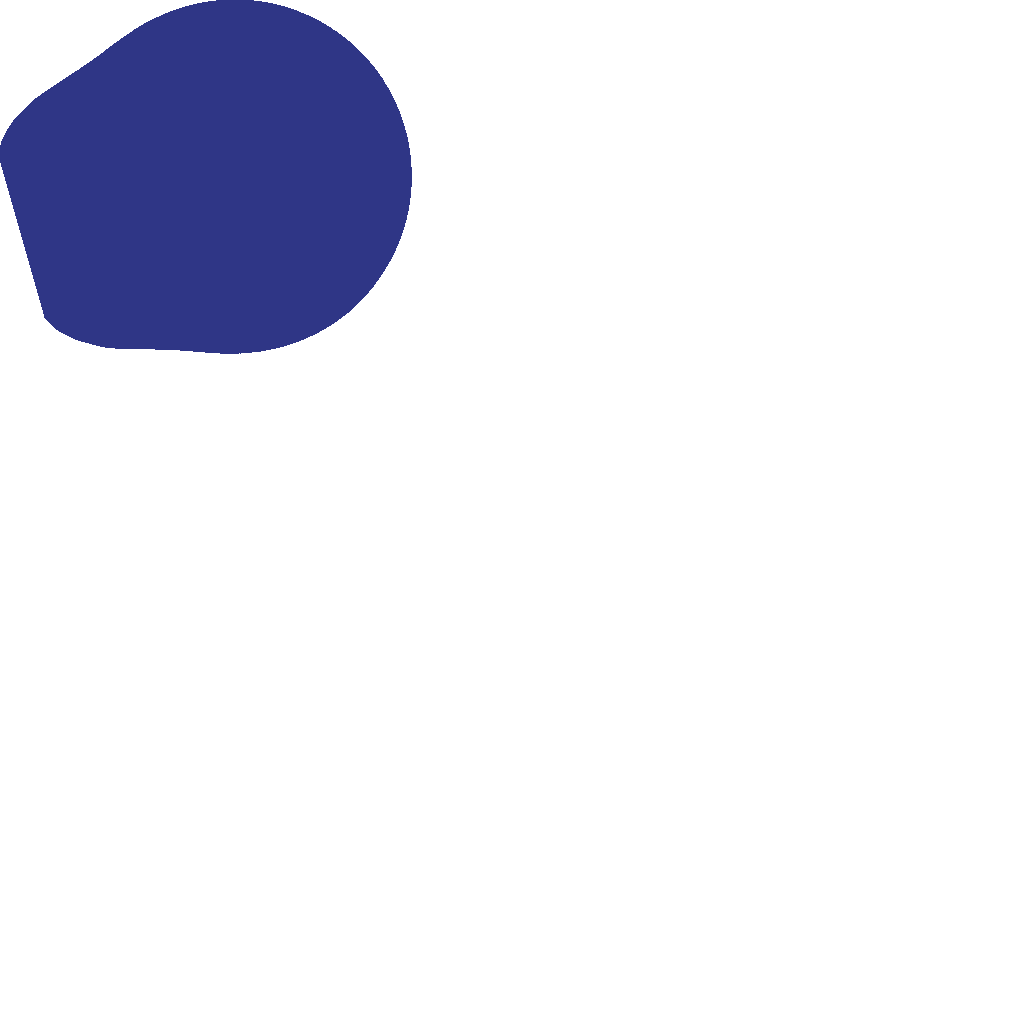
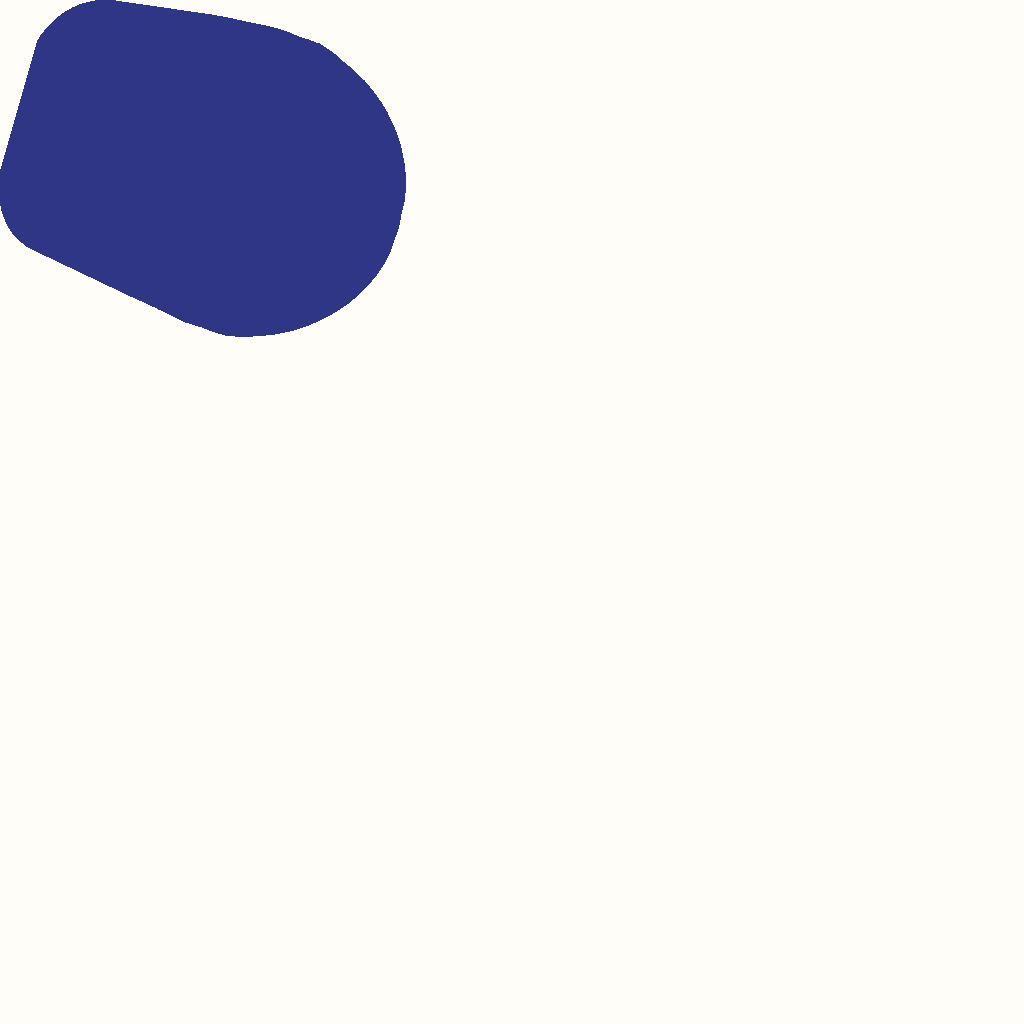
Two versions of the same layered image (1024px x 1024px). Layer-by-layer changes:
added layer "link_l_wire.png copy" above "Layer" over 0, 0, 406, 337
added layer "Layer" above "link_l_wire.png" over 0, 0, 1024, 1024
removed layer "icons" over 0, 0, 967, 1024
removed layer "背景" over 0, 0, 1024, 1024
